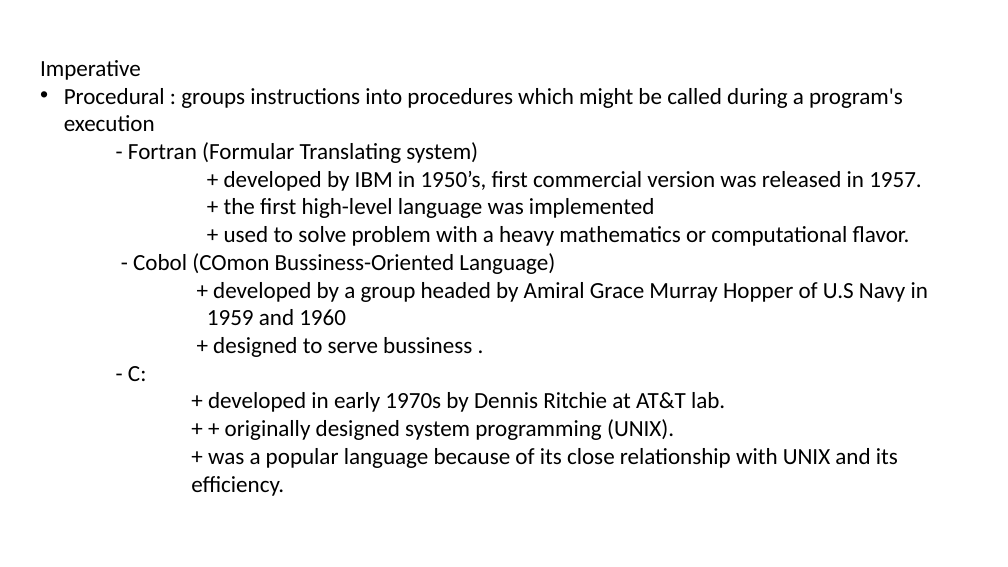
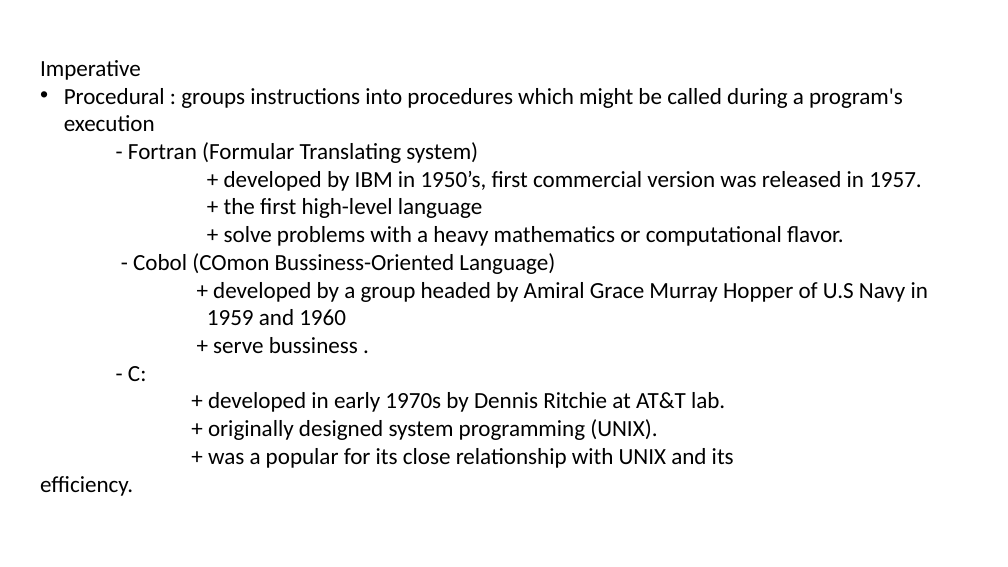
Before and after one commit to nch2698/CS-210, a slide deck: slide 2 of categories.pptx. Drawn at 1008x567 pixels with LibreOffice and Linux fonts; fonts in the diff are those of the drawing. Boxes give left, top, right and bottom in pixels: in the first picture for what was removed or moved away, otherwise in the second. Text is boxed around its words. In the diff, an @@ line names an element or a change of style, - is before the commit and + after.

```diff
--- a/categories.pptx
+++ b/categories.pptx
@@ text at (224, 198, 844, 246): text changed @@
-+ the first high-level language was implemented
-+ used to solve problem with a heavy mathematics or computational flavor.
++ the first high-level language
++ solve problems with a heavy mathematics or computational flavor.
@@ text at (213, 337, 358, 353): text changed @@
-+ designed to serve bussiness .
++ serve bussiness .
@@ text at (40, 419, 734, 496): text changed @@
-+ + originally designed system programming (UNIX).
-+ was a popular language because of its close relationship with UNIX and its efficiency.
++ originally designed system programming (UNIX).
++ was a popular for its close relationship with UNIX and its efficiency.
```
Also in this commit, not shown: 4 other slides changed, 1 slide added, 2 slides removed.
